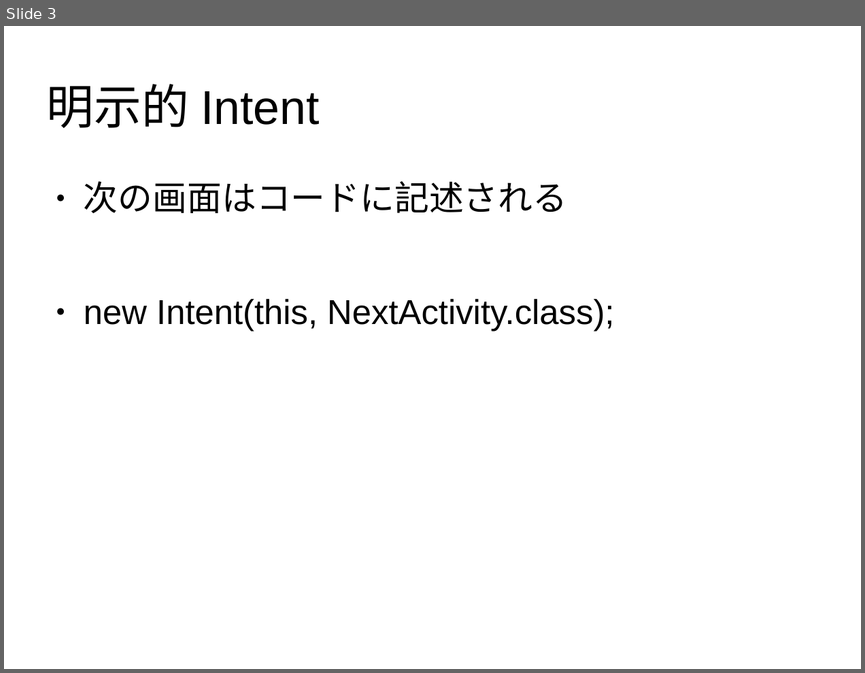
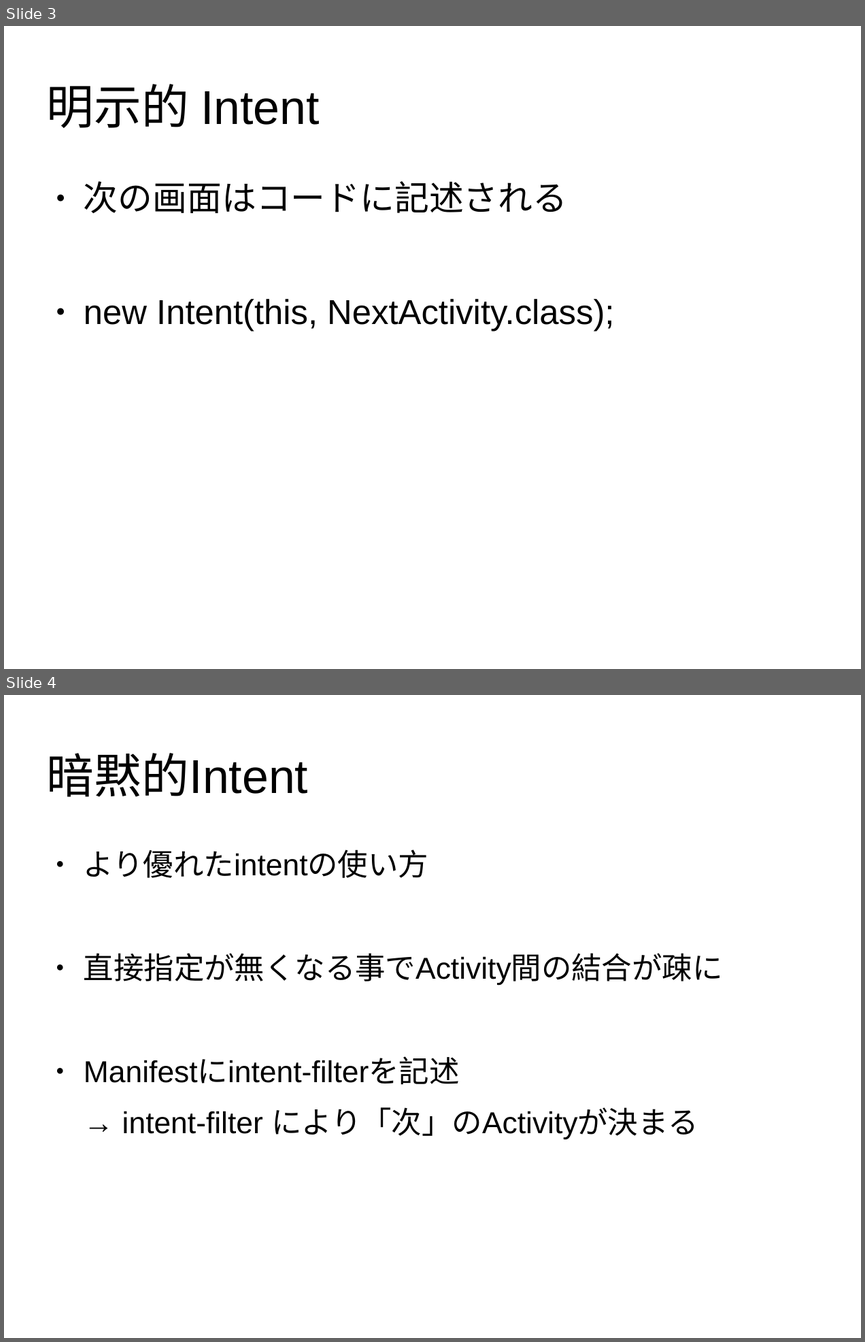
Before and after one commit to yamanetoshi/Android-Hands-on-Material, a slide deck: IntroductionOfIntent.odp. Shown one above the other, each under a label of ours: slide 3 before the commit, slides 3 and 4 after it. The pictures are 865x673 and 865x1342 pixels, drawn with LibreOffice and Linux fonts; fonts in the diff are those of the drawing. Boxes give left, top, right and bottom in pixels: in the first picture for what was removed or moved away, otherwise in the second. Text is boxed around its words. In the diff, an @@ line names an element or a change of style, - is before the commit and + after.

```diff
--- a/IntroductionOfIntent.odp
+++ b/IntroductionOfIntent.odp
@@ slide 4 added at box(4, 695, 861, 1338), background #FFFFFF @@
@@ title added at box(47, 753, 308, 797), 44 pt, text #000000 @@
+暗黙的Intent
@@ text added at box(84, 849, 723, 1140), 28 pt, text #000000 @@
+● より優れたintentの使い方
+● 直接指定が無くなる事でActivity間の結合が疎に
+● Manifestにintent-filterを記述
+→ intent-filter により「次」のActivityが決まる
```
Also in this commit, not shown: 6 other slides added, 4 other files.
